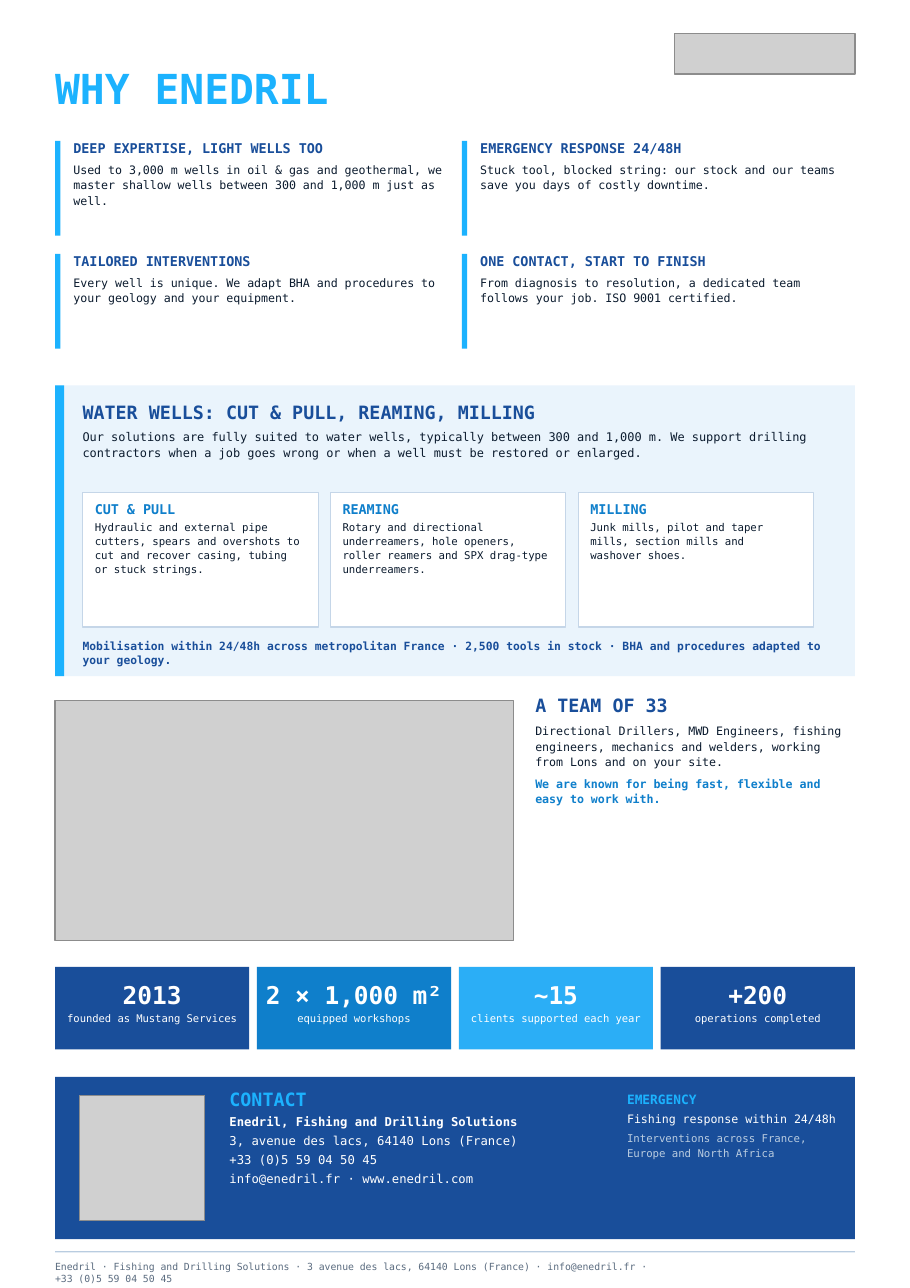
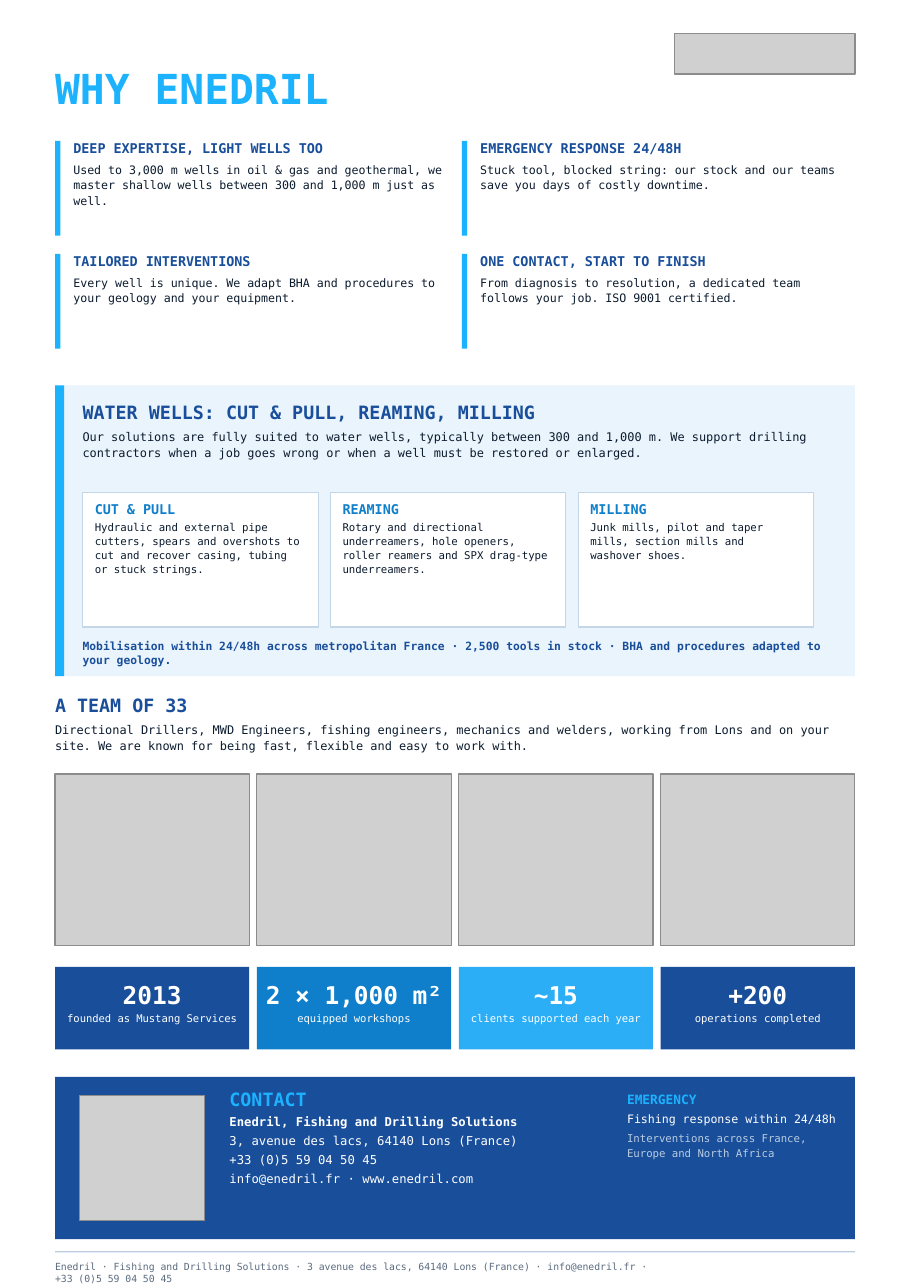
Before and after one commit to paulhdk360/Paul, a slide deck: slide 2 of Plaquette_Enedril_2026.pptx. Drawn at 910x1288 pixels with LibreOffice and Linux fonts; fonts in the diff are those of the drawing; grey boxes stand for pictures. Boxes give left, top, right and bottom in pixels: in the first picture for what was removed or moved away, otherwise in the second. Text is boxed around its words. In the diff, an @@ line names an element or a change of style, - is before the commit and + after.

```diff
--- a/Plaquette_Enedril_2026.pptx
+++ b/Plaquette_Enedril_2026.pptx
@@ text at (55,698,187,713): line spacing 10.2pt to 10.4pt; less space between paragraphs @@
@@ text "A TEAM OF 33": place and size @@
-text "A TEAM OF 33" at (535,698,842,806)
+text "A TEAM OF 33" at (55,698,830,753)
@@ picture removed at (55,701,514,941) @@
@@ text at (55,725,830,753): text changed; size 7.6 to 7.8 pt @@
-Directional Drillers, MWD Engineers, fishing engineers, mechanics and welders, working from Lons and on your site.
-We are known for being fast, flexible and easy to work with.
+Directional Drillers, MWD Engineers, fishing engineers, mechanics and welders, working from Lons and on your site. We are known for being fast, flexible and easy to work with.
@@ picture added at (55,774,249,946) @@
@@ picture added at (257,774,451,946) @@
@@ picture added at (459,774,653,946) @@
@@ picture added at (661,774,855,946) @@
```
Also in this commit, not shown: 3 other files.
